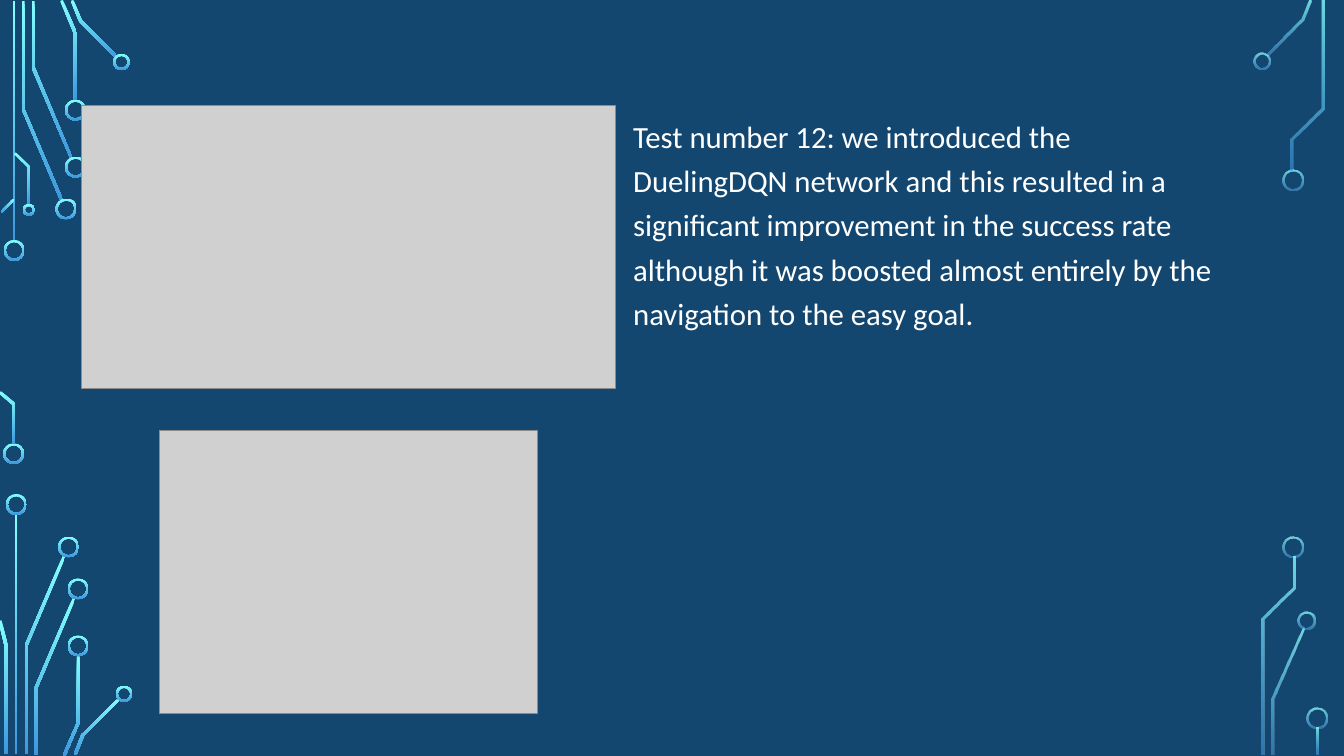
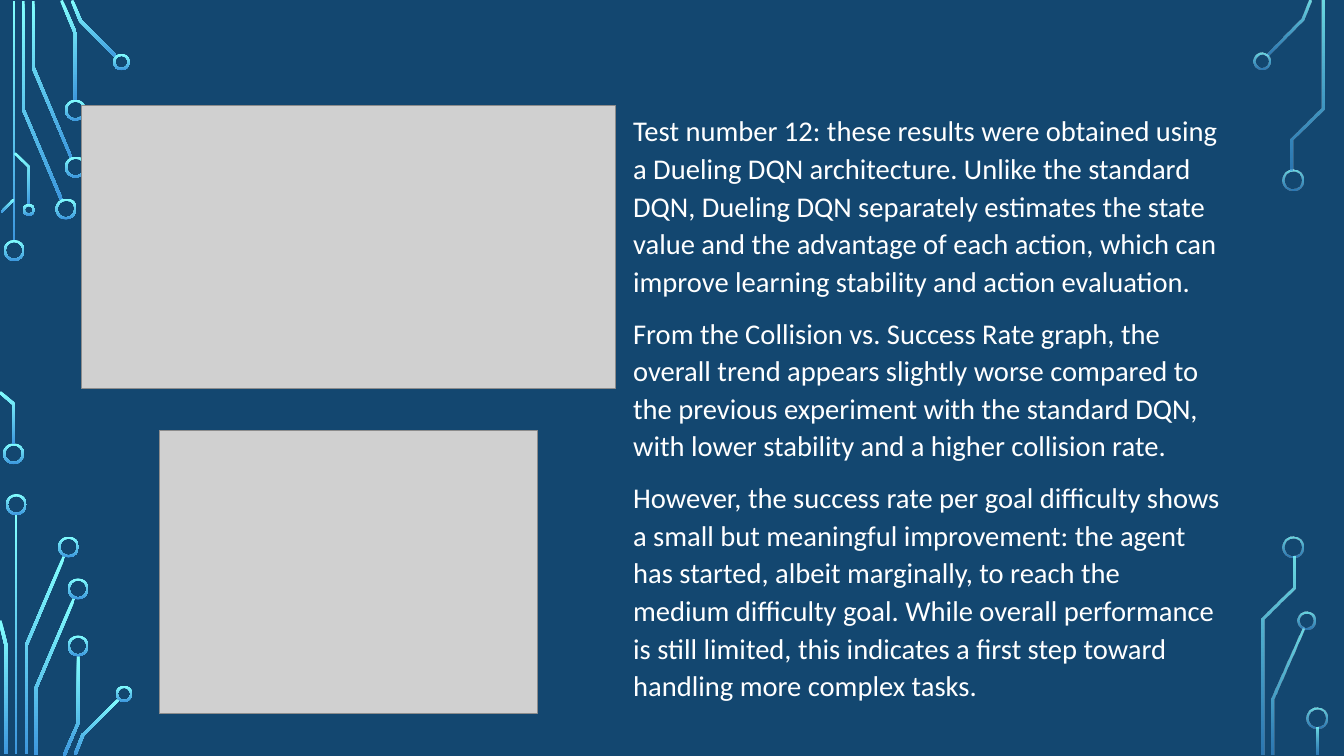
Before and after one commit to SSimuzzz/MobileRobotNavigation, a slide deck: slide 21 of Mini-Project/Group K Final Presentation.pptx (slide 20 before the commit). Drawn at 1344x756 pixels with LibreOffice and Linux fonts; fonts in the diff are those of the drawing; grey boxes stand for pictures; background and template pictures are left out. Boxes give left, top, right and bottom in pixels: in the first picture for what was removed or moved away, otherwise in the second. Text is boxed around its words. In the diff, an @@ line names an element or a change of style, - is before the commit and + after.

Commit message:
Completed results in final presentation

```diff
--- a/Mini-Project/Group K Final Presentation.pptx
+++ b/Mini-Project/Group K Final Presentation.pptx
@@ text at [633,121,1219,701]: text changed; size 22 to 20.4 pt @@
-Test number 12: we introduced the DuelingDQN network and this resulted in a significant improvement in the success rate although it was boosted almost entirely by the navigation to the easy goal.
+Test number 12: these results were obtained using a Dueling DQN architecture. Unlike the standard DQN, Dueling DQN separately estimates the state value and the advantage of each action, which can improve learning stability and action evaluation.
+From the Collision vs. Success Rate graph, the overall trend appears slightly worse compared to the previous experiment with the standard DQN, with lower stability and a higher collision rate.
+However, the success rate per goal difficulty shows a small but meaningful improvement: the agent has started, albeit marginally, to reach the medium difficulty goal. While overall performance is still limited, this indicates a first step toward handling more complex tasks.
```
Also in this commit, not shown: 1 other slide changed, 1 slide added, 1 slide removed.
